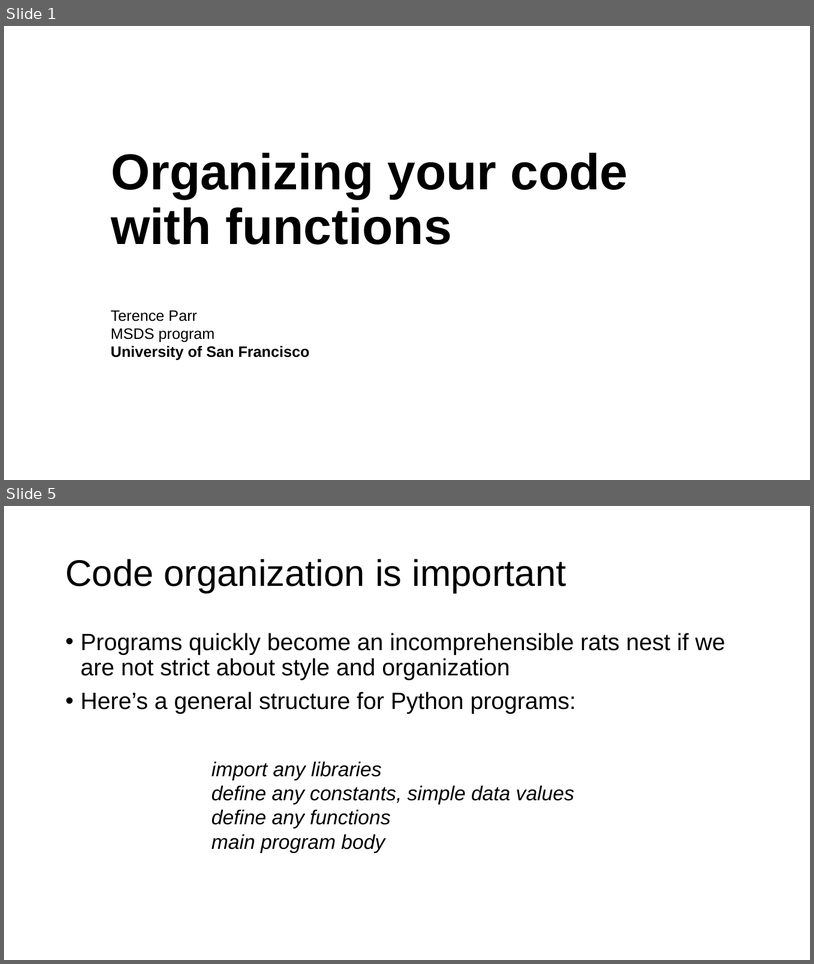
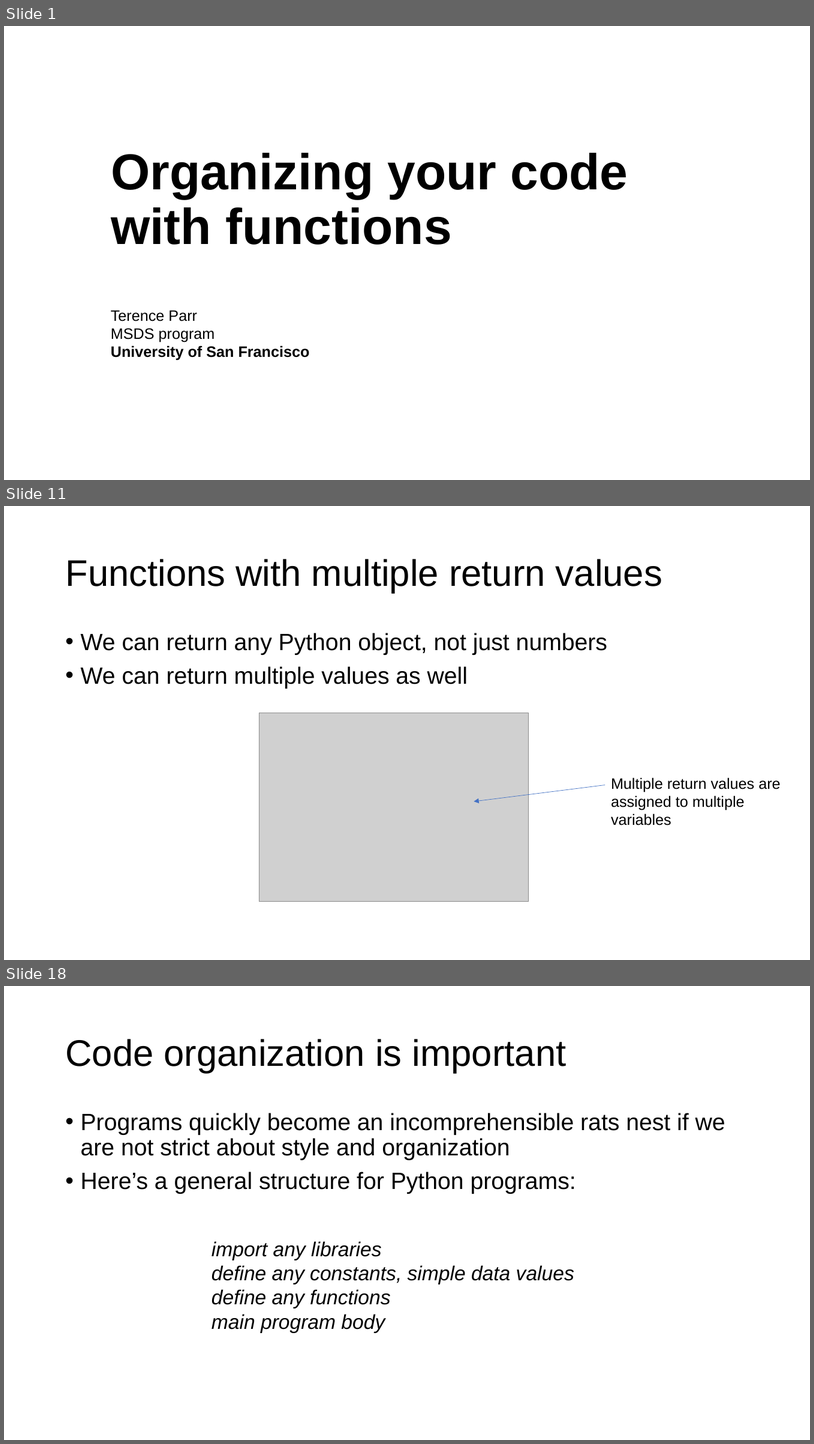
Before and after one commit to parrt/msds501, a slide deck: slides/functions.pptx. Shown one above the other, each under a label of ours: slides 1 and 5 before the commit, slides 1, 11 and 18 after it; the slides between them are not shown. The pictures are 814x964 and 814x1444 pixels, drawn with LibreOffice and Linux fonts; fonts in the diff are those of the drawing; grey boxes stand for pictures; background and template pictures are left out. Boxes give left, top, right and bottom in pixels: in the first picture for what was removed or moved away, otherwise in the second. Text is boxed around its words. In the diff, an @@ line names an element or a change of style, - is before the commit and + after.

```diff
--- a/slides/functions.pptx
+++ b/slides/functions.pptx
@@ slide 11 added at [4,506,810,960], background #FFFFFF @@
@@ title added at [65,559,663,593], 44 pt, text #000000 @@
+Functions with multiple return values
@@ text added at [81,633,608,688], 28 pt, text #000000 @@
+• We can return any Python object, not just numbers
+• We can return multiple values as well
@@ picture added at [259,713,528,901] @@
@@ arrow added from (605, 785) to (474, 801), #4472C4 0.5 pt @@
@@ text added at [611,777,780,825], 18 pt, text #000000 @@
+Multiple return values are assigned to multiple variables
@@ what was slide 5 is now slide 18 @@
```
Also in this commit, not shown: 3 slides changed, 12 other slides added, 2 other files.
